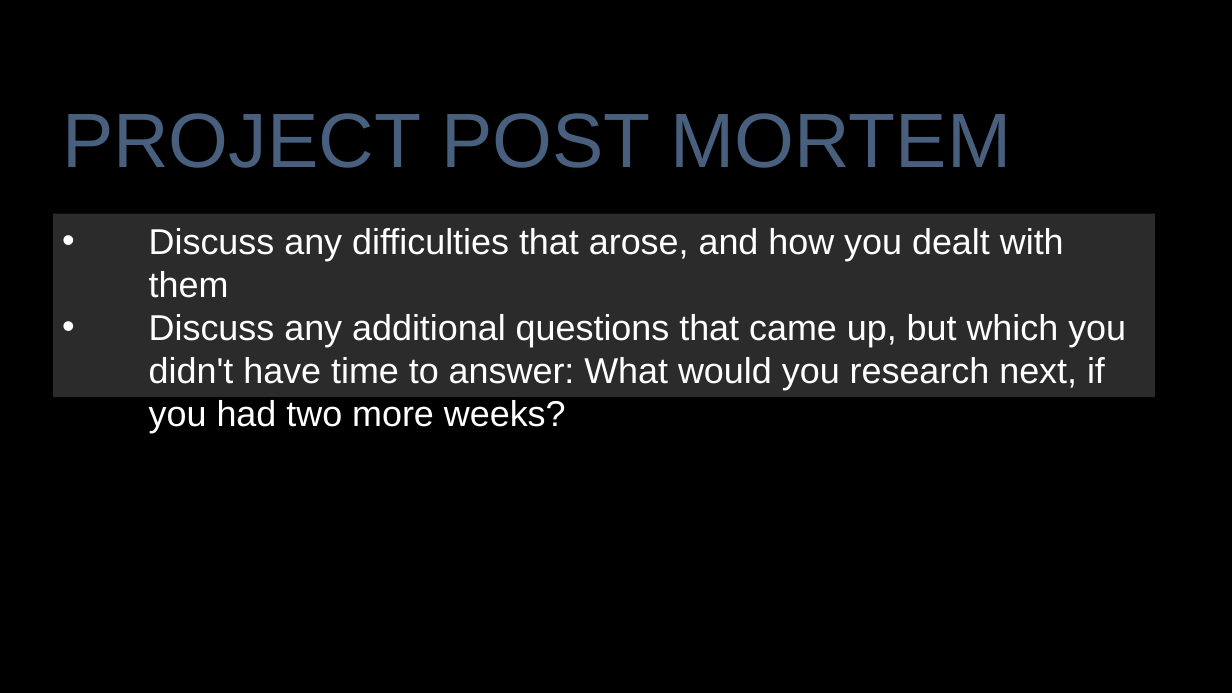
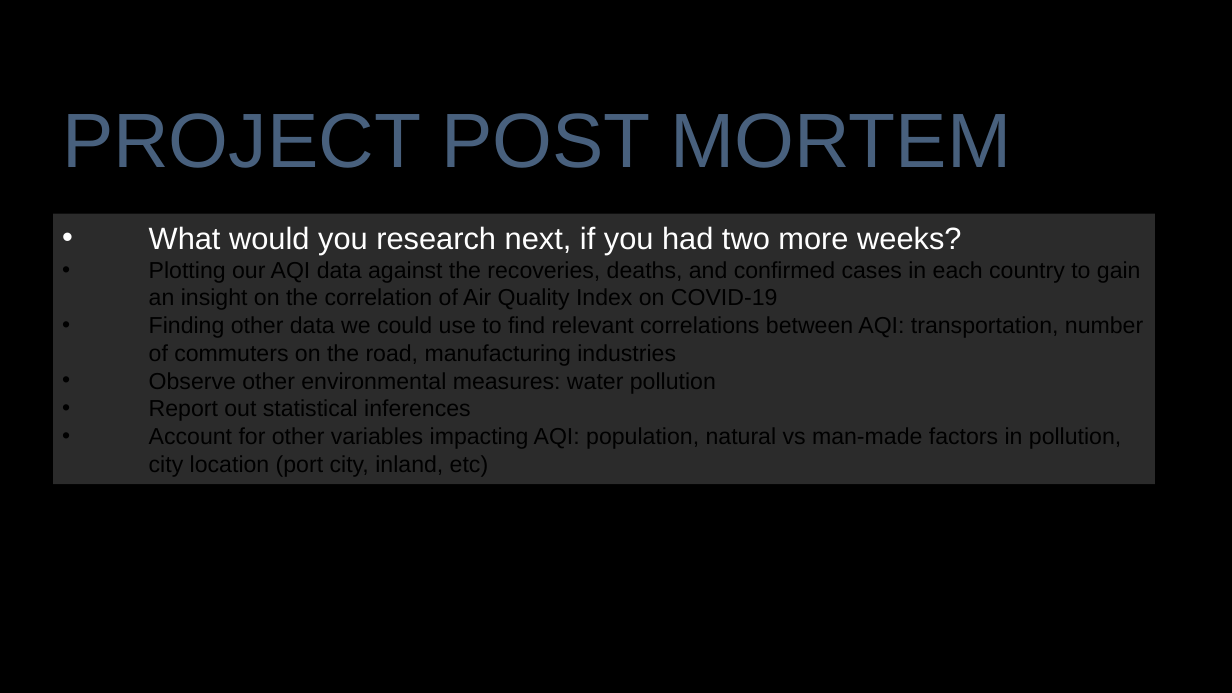
Before and after one commit to rigsbyk/Project-One, a slide deck: slide 11 of Presentation_Slides.pptx (slide 9 before the commit). Drawn at 1232x693 pixels with LibreOffice and Linux fonts; fonts in the diff are those of the drawing; background and template pictures are left out. Boxes give left, top, right and bottom in pixels: in the first picture for what was removed or moved away, otherwise in the second. Text is boxed around its words. In the diff, an @@ line names an element or a change of style, - is before the commit and + after.

```diff
--- a/Presentation_Slides.pptx
+++ b/Presentation_Slides.pptx
@@ rectangle "What would you research next, ...": place and size @@
-rectangle "What would you research next, ..." at [53, 213, 1155, 397]
+rectangle "What would you research next, ..." at [53, 213, 1155, 484]
@@ text in rectangle at [149, 226, 1143, 476]: text changed; size 28 to 18 pt; text colour #FFFFFF to #000000 @@
-• Discuss any difficulties that arose, and how you dealt with them
-• Discuss any additional questions that came up, but which you didn't have time to answer: What would you research next, if you had two more weeks?
+• What would you research next, if you had two more weeks?
+• Plotting our AQI data against the recoveries, deaths, and confirmed cases in each country to gain an insight on the correlation of Air Quality Index on COVID-19
+• Finding other data we could use to find relevant correlations between AQI: transportation, number of commuters on the road, manufacturing industries
+• Observe other environmental measures: water pollution
+• Report out statistical inferences
+• Account for other variables impacting AQI: population, natural vs man-made factors in pollution, city location (port city, inland, etc)
```
Also in this commit, not shown: 4 other slides changed, 3 slides added, 1 slide removed, 25 other files.
